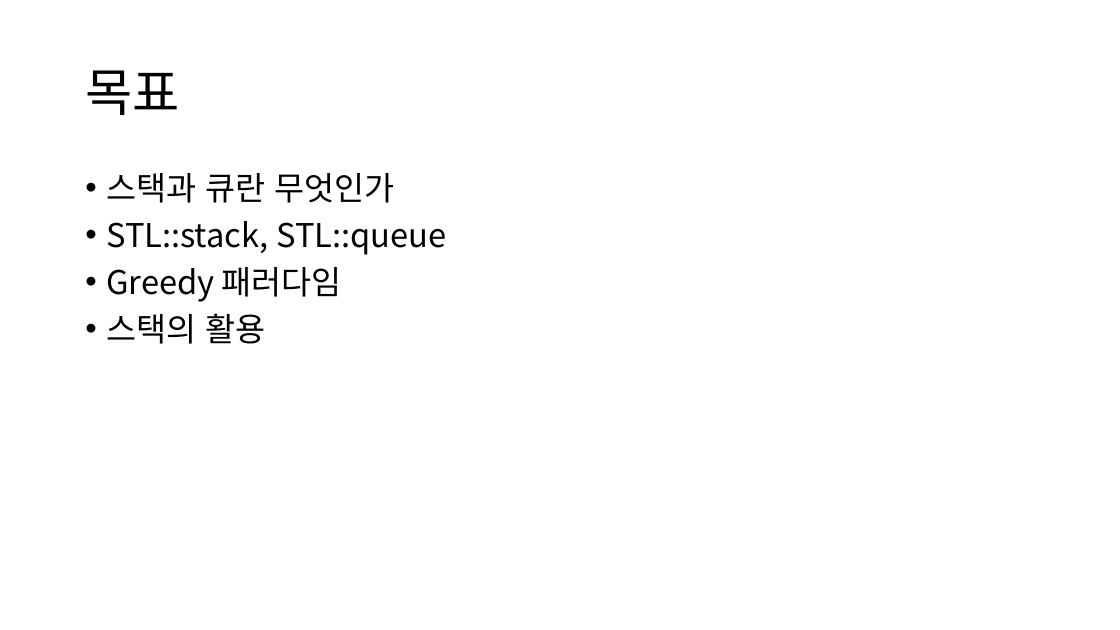
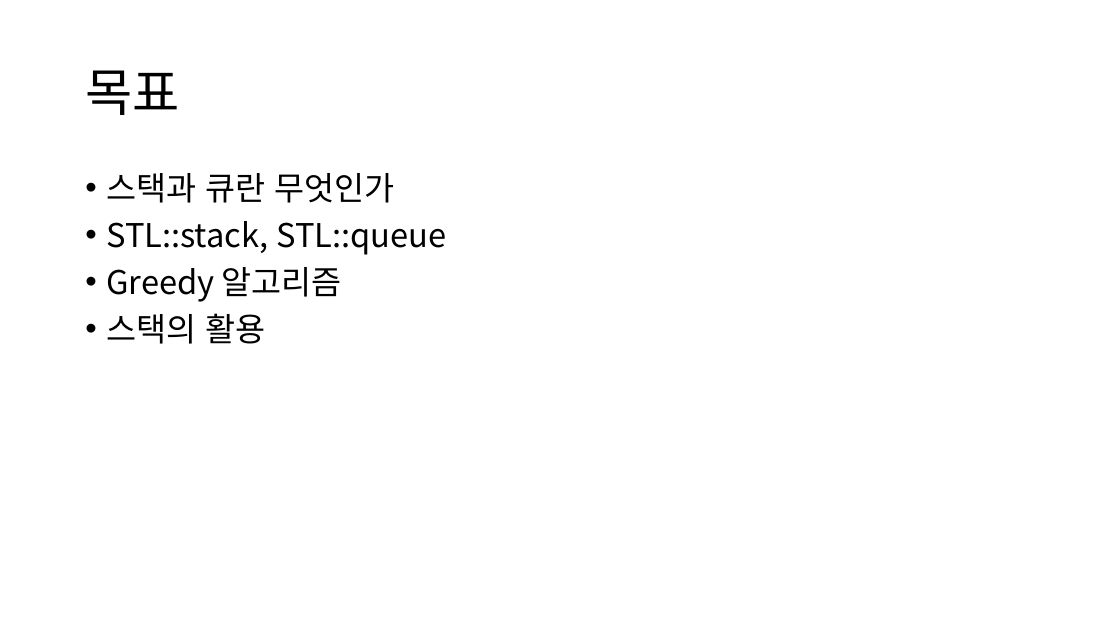
Before and after one commit to quizoverflow/2023_Algorithm_Study, a slide deck: slide 2 of third_week/3주차.pptx. Drawn at 1120x630 pixels with LibreOffice and Linux fonts; fonts in the diff are those of the drawing. Boxes give left, top, right and bottom in pixels: in the first picture for what was removed or moved away, otherwise in the second. Text is boxed around its words. In the diff, an @@ line names an element or a change of style, - is before the commit and + after.

Commit message:
jinu

```diff
--- a/third_week/3주차.pptx
+++ b/third_week/3주차.pptx
@@ text at (106, 267, 342, 302): text changed @@
-• Greedy 패러다임
+• Greedy 알고리즘
```
